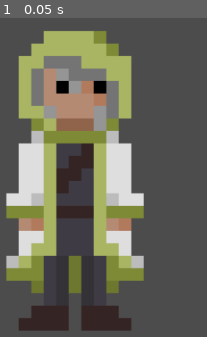
Above: before the commit, frame 1.
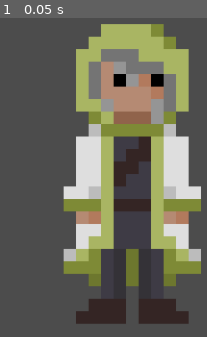
Above: after the commit, the same moment.

Repository: LaurenceTimothyMGarcia/Halloween-Game-Jam-2021
Game: Godot game, scene res://Node2D.tscn
Two runs of this game, one before a commit and one after it. Both use one fixed random seed, a clock stepped at 60 frames per second and the inputs below. The project has no main scene, so this scene is started directly.
Inputs:
- Up to frame 1 (0.05 s): no input

The runs differ from the first frame. In frame 1, 64% of the frame differs, in the area x 2-98%, y 1-99%.

Commit message:
added collision to standing sprite

Diff:
--- a/Node2D.tscn
+++ b/Node2D.tscn
@@ -1,9 +1,19 @@
-[gd_scene load_steps=2 format=2]
+[gd_scene load_steps=3 format=2]
 
 [ext_resource path="res://Player/New Piskel (5).png" type="Texture" id=1]
 
+[sub_resource type="RectangleShape2D" id=1]
+extents = Vector2( 94.4627, 205.51 )
+
 [node name="Node2D" type="Node2D"]
 
-[node name="Sprite" type="Sprite" parent="."]
-position = Vector2( 458.611, 299.861 )
+[node name="Player2" type="KinematicBody2D" parent="."]
+light_mask = 0
+
+[node name="CollisionShape2D" type="CollisionShape2D" parent="Player2"]
+position = Vector2( 494.35, 324.058 )
+shape = SubResource( 1 )
+
+[node name="Sprite" type="Sprite" parent="Player2"]
+position = Vector2( 531.978, 291.029 )
 texture = ExtResource( 1 )
Empty file added: HP.gd
